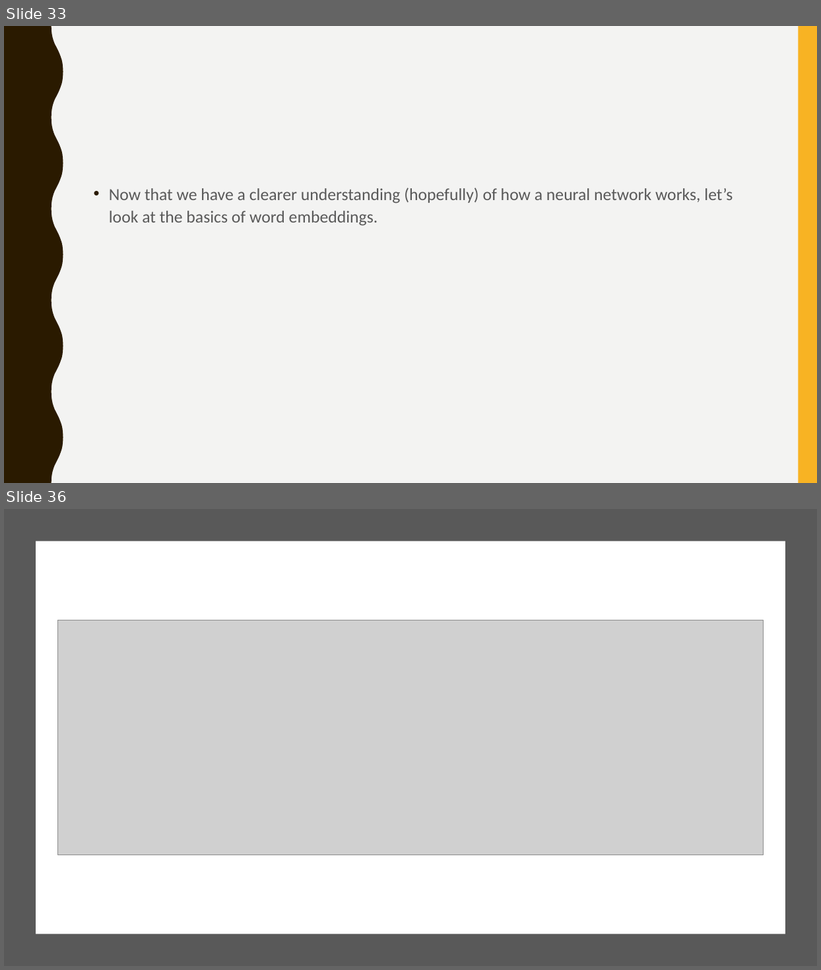
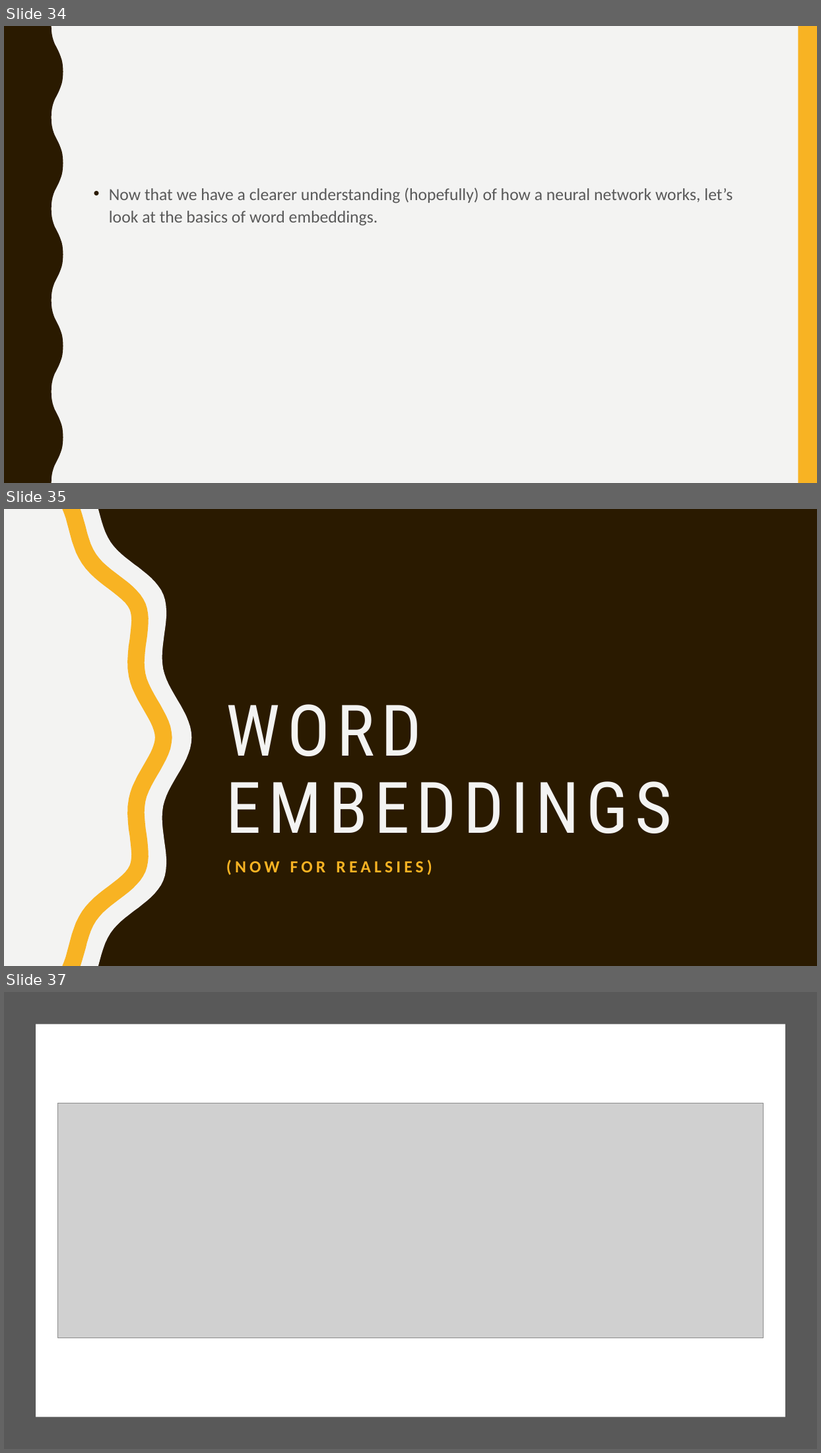
Before and after one commit to svallejovera/cta_updated, a slide deck: slides/8 Neural Networks and Word Embeddings.pptx. Shown one above the other, each under a label of ours: slides 33 and 36 before the commit, slides 34, 35 and 37 after it; the slides between them are not shown. The pictures are 821x970 and 821x1453 pixels, drawn with LibreOffice and Linux fonts; fonts in the diff are those of the drawing; grey boxes stand for pictures. Boxes give left, top, right and bottom in pixels: in the first picture for what was removed or moved away, otherwise in the second. Text is boxed around its words. In the diff, an @@ line names an element or a change of style, - is before the commit and + after.

```diff
--- a/slides/8 Neural Networks and Word Embeddings.pptx
+++ b/slides/8 Neural Networks and Word Embeddings.pptx
@@ slide 35 added at (4,509,817,966), background #2A1A00 @@
@@ freeform shape added at (4,509,192,966), fill #F3F3F2 @@
@@ freeform shape added at (63,509,172,966), fill #F8B323 @@
@@ title added at (226,704,672,834), 84 pt, text #F3F3F2 @@
+WORD EMBEDDINGS
@@ text added at (226,860,432,875), 20 pt, text #F8B323, bold @@
+(NOW FOR REALSIES)
@@ what was slide 33 is now slide 34 @@
@@ what was slide 36 is now slide 37 @@
```
Also in this commit, not shown: 2 slides changed, 5 other slides added, 1 slide removed, 36 other files.
